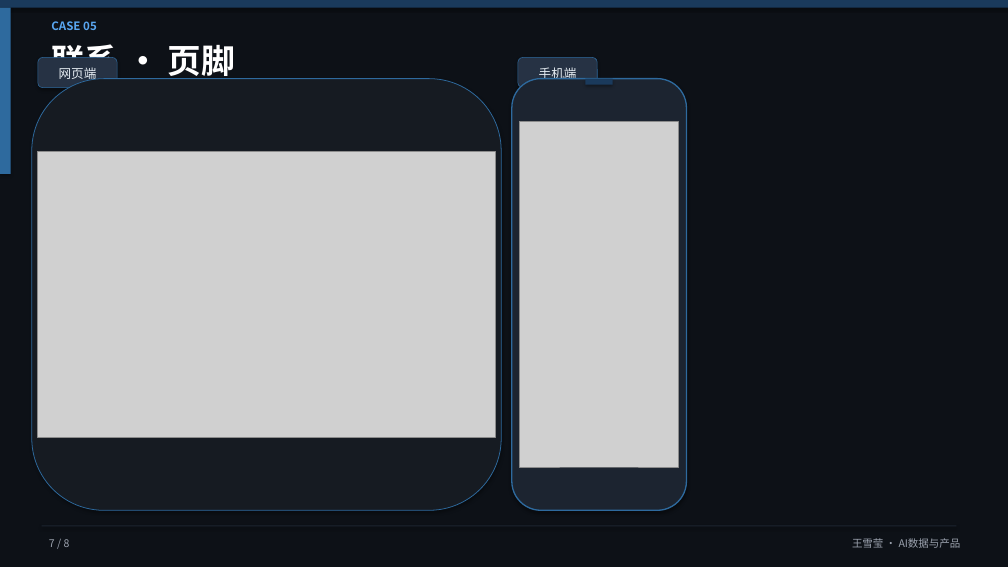
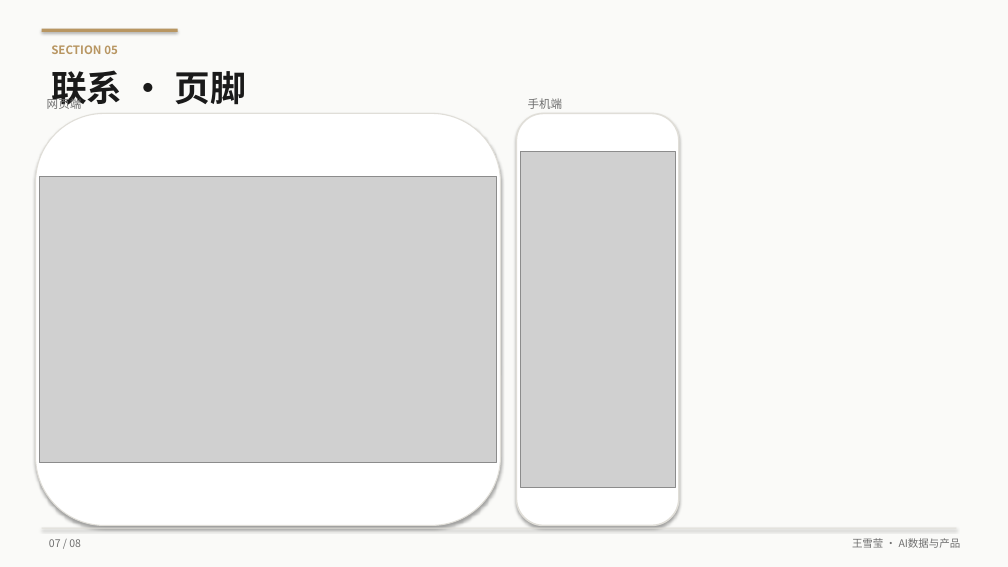
Before and after one commit to HSDCT1230/hsdct, a slide deck: slide 7 of portfolio/xolome-portfolio.pptx. Drawn at 1008x567 pixels with LibreOffice and Linux fonts; fonts in the diff are those of the drawing; grey boxes stand for pictures. Boxes give left, top, right and bottom in pixels: in the first picture for what was removed or moved away, otherwise in the second. Text is boxed around its words. In the diff, an @@ line names an element or a change of style, - is before the commit and + after.

```diff
--- a/portfolio/xolome-portfolio.pptx
+++ b/portfolio/xolome-portfolio.pptx
@@ background #0D1117 to #FAFAF8 @@
@@ rectangle at [0, 0, 1008, 567]: fill #0D1117 to #FAFAF8 @@
@@ rectangle removed at [0, 0, 1008, 8] @@
@@ rectangle removed at [0, 8, 11, 174] @@
@@ rectangle added at [42, 29, 178, 32], fill #B89662 @@
@@ rounded rectangle removed at [38, 57, 117, 88] @@
@@ text at [51, 45, 118, 54]: text changed; text colour #59A6F0 to #B89662 @@
-CASE 05
+SECTION 05
@@ rounded rectangle removed at [518, 57, 597, 88] @@
@@ text "联系 · 页脚": place and size @@
-text "联系 · 页脚" at [51, 39, 234, 83]
+text "联系 · 页脚" at [51, 70, 245, 109]
@@ text "联系 · 页脚" at [51, 70, 245, 109]: size 32 to 34 pt, text colour #FFFFFF to #1A1A1A @@
@@ rectangle removed at [586, 79, 613, 85] @@
@@ rounded rectangle: place and size @@
-rounded rectangle at [32, 79, 501, 510]
+rounded rectangle at [36, 113, 501, 526]
@@ rounded rectangle at [36, 113, 501, 526]: fill #161B22 to #FFFFFF; outline #2E6A9E 0.75 pt to #E0DED8 1 pt @@
@@ text "网页端": place and size @@
-text "网页端" at [59, 67, 97, 82]
+text "网页端" at [47, 96, 82, 112]
@@ text "网页端" at [47, 96, 82, 112]: size 12 to 11 pt, text colour #E6EDF3 to #6E6E6E; alignment centre to left @@
@@ rounded rectangle: place and size @@
-rounded rectangle at [512, 79, 687, 510]
+rounded rectangle at [516, 113, 679, 526]
@@ rounded rectangle at [516, 113, 679, 526]: fill #1C2430 to #FFFFFF; outline #2E6A9E 1.25 pt to #E0DED8 1.5 pt @@
@@ text "手机端" at [528, 98, 563, 109]: size 12 to 11 pt, text colour #E6EDF3 to #6E6E6E; alignment centre to left @@
@@ text "手机端": place and size @@
-text "手机端" at [539, 67, 577, 79]
+text "手机端" at [528, 98, 563, 109]
@@ picture: place and size @@
-picture at [38, 151, 495, 437]
+picture at [39, 176, 497, 462]
@@ picture: place and size @@
-picture at [520, 122, 679, 467]
+picture at [520, 152, 675, 488]
@@ rectangle at [42, 528, 957, 529]: fill #1C2430 to #E0DED8 @@
@@ text removed at [49, 539, 70, 547] @@
-7 / 8
@@ text added at [49, 539, 81, 547], 10 pt, text #6E6E6E @@
+07 / 08
@@ text "王雪莹 · AI数据与产品" at [852, 538, 961, 548]: text colour #9CA3AF to #6E6E6E @@
```
Also in this commit, not shown: 7 other slides changed, 1 other file.
